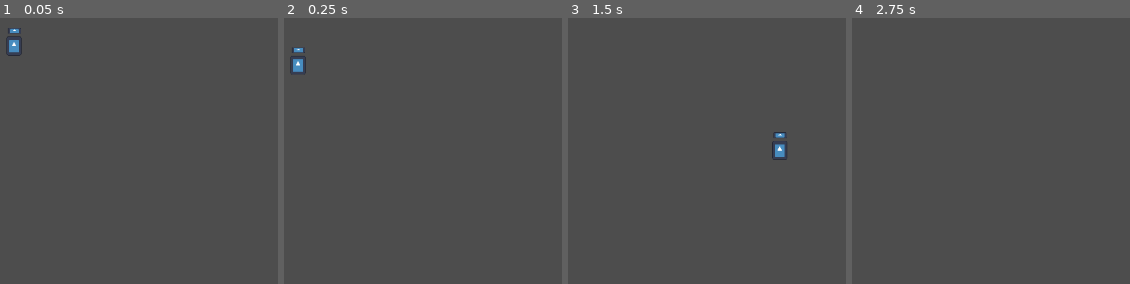
Above: before the commit, frames 1-4 (left to right).
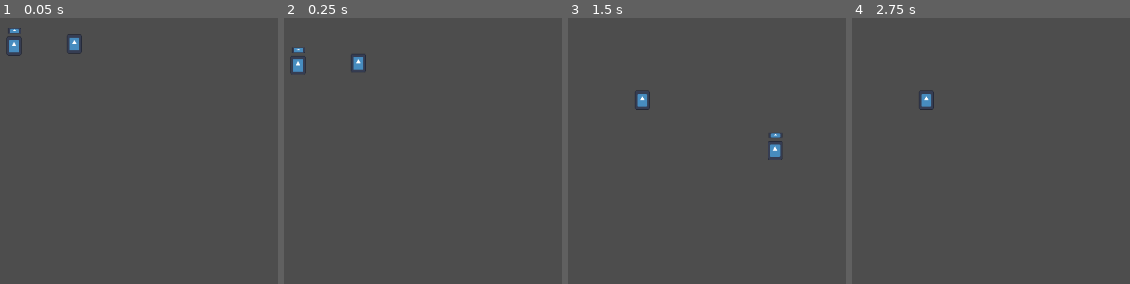
Above: after the commit, the same moments.

Repository: Kaplin86/campfire-project
Game: Godot game, scene res://test.tscn
Same seed, same stepped clock (60 frames per second), same inputs: the game is played once before the commit and once after it. This scene is started directly instead of the project's main scene. The engine's default icon, where the game draws it, is replaced by a stand-in: a white triangle on a blue panel in a dark square.
Inputs:
- Up to frame 1 (0.05 s): no input
- Up to frame 2 (0.25 s): no input
- Up to frame 3 (1.5 s): tap Enter (ui_accept) at 0.5, 0.77 s; hold Right (ui_right) from 0.53 s (still down)
- Up to frame 4 (2.75 s): tap Enter (ui_accept) at 1.52 s; release Right (ui_right) at 2.03 s; hold Left (ui_left) from 2.03 s (still down)

The runs differ from the first frame. In frame 1, 0.2% of the frame differs, in the area x 24-30%, y 6-14%; in frame 2, 0.3%; in frame 3, 0.6%, in the area x 24-79%, y 27-54%; in frame 4, 0.3%.

Commit message:
hurty box

Diff:
--- a/baseEnemy.gd
+++ b/baseEnemy.gd
@@ -5,3 +5,4 @@
 func _physics_process(delta: float) -> void:
 	if not is_on_floor():
 			velocity += get_gravity() * delta
+	move_and_slide()
--- a/playerMovement.gd
+++ b/playerMovement.gd
@@ -1,4 +1,5 @@
 extends CharacterBody2D
+class_name PlayerCharacter
 
 var health = 10
 
--- a/test.tscn
+++ b/test.tscn
@@ -1,9 +1,12 @@
-[gd_scene format=3 uid="uid://cfk01mjddfk18"]
+[gd_scene format=3 uid="uid://b4dufmfgoifaw"]
 
-[ext_resource type="PackedScene" uid="uid://c2moyc7yb5itr" path="res://player.tscn" id="1_37kl0"]
+[ext_resource type="PackedScene" path="res://player.tscn" id="1_37kl0"]
+[ext_resource type="PackedScene" uid="uid://c0qm1ymwcnust" path="res://zombie.tscn" id="2_8uh7m"]
 
 [sub_resource type="RectangleShape2D" id="RectangleShape2D_8uh7m"]
 size = Vector2(177, 20)
+
+[sub_resource type="RectangleShape2D" id="RectangleShape2D_6uqi0"]
 
 [node name="Test" type="Node2D" unique_id=619356361]
 
@@ -16,3 +19,13 @@
 [node name="CollisionShape2D" type="CollisionShape2D" parent="StaticBody2D" unique_id=768065580]
 position = Vector2(78.5, 0)
 shape = SubResource("RectangleShape2D_8uh7m")
+
+[node name="StaticBody2D2" type="StaticBody2D" parent="." unique_id=1380780405]
+position = Vector2(504, 301)
+
+[node name="CollisionShape2D" type="CollisionShape2D" parent="StaticBody2D2" unique_id=1814334183]
+position = Vector2(0, -3)
+shape = SubResource("RectangleShape2D_6uqi0")
+
+[node name="BaseEnemy" parent="." unique_id=21257629 instance=ExtResource("2_8uh7m")]
+position = Vector2(534, 253)
--- a/zombie.gd
+++ b/zombie.gd
@@ -2,4 +2,6 @@
 
 
 func _on_area_2d_body_entered(body: Node2D) -> void:
-	pass # Replace with function body.
+	if body is PlayerCharacter:
+		body.health = body.health - 1
+	print(body)
--- a/zombie.tscn
+++ b/zombie.tscn
@@ -20,6 +20,7 @@
 texture = ExtResource("2_jmu02")
 
 [node name="Area2D" type="Area2D" parent="." unique_id=1253428339]
+position = Vector2(-24, -1)
 
 [node name="CollisionShape2D2" type="CollisionShape2D" parent="Area2D" unique_id=619716660]
 shape = SubResource("CapsuleShape2D_7nqyo")
